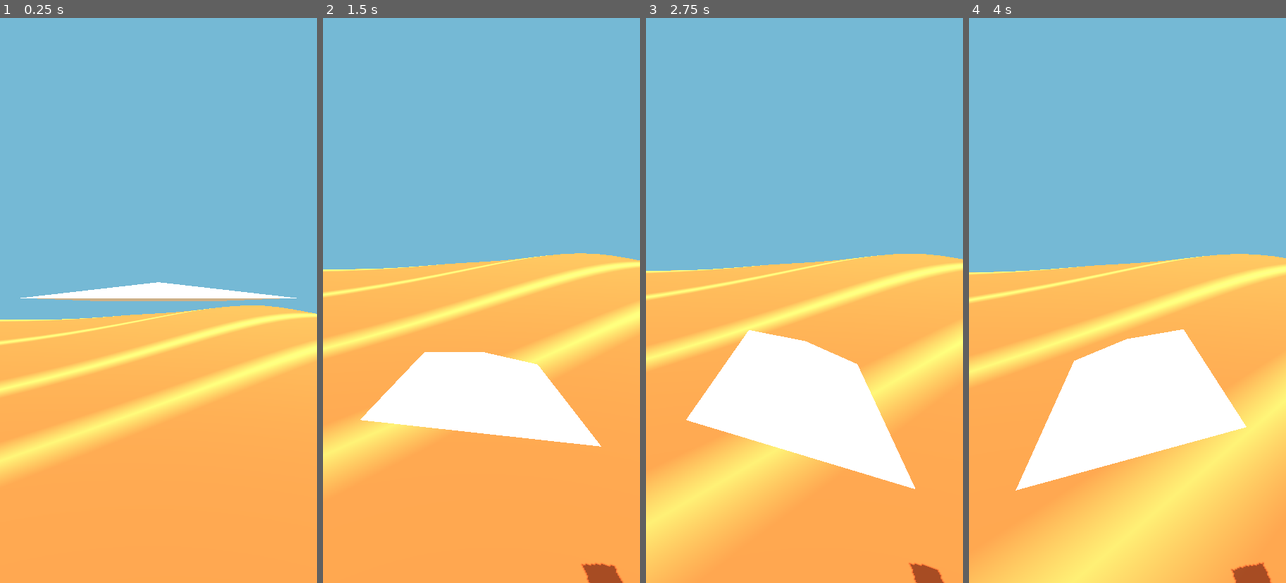
Above: before the commit, frames 1-4 (left to right).
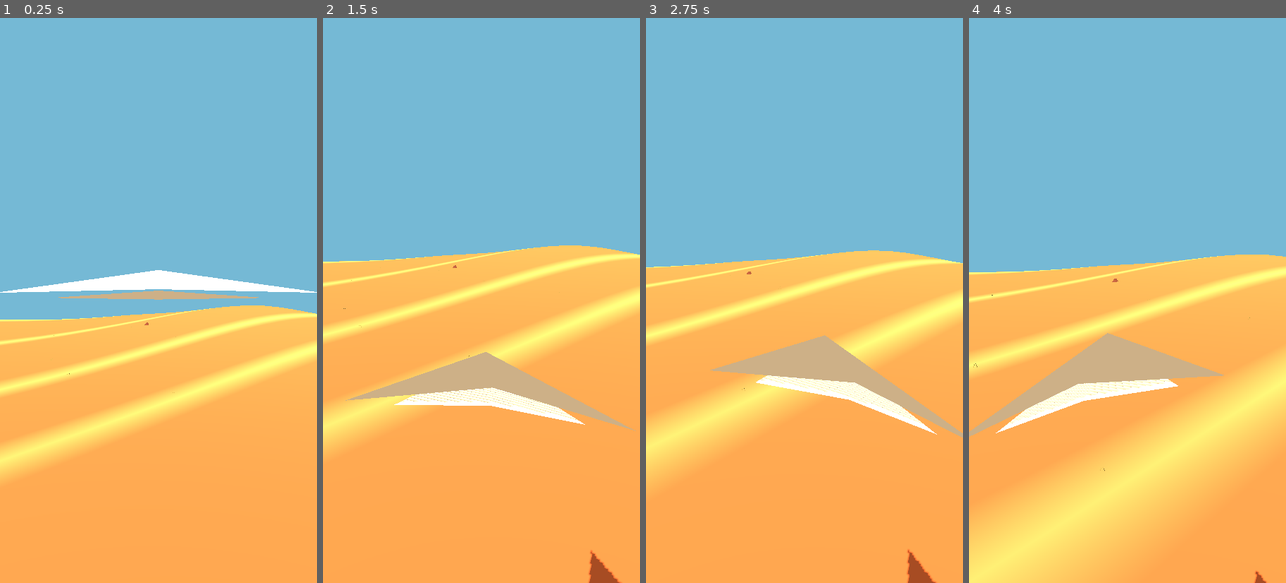
Above: after the commit, the same moments.

Repository: A8adbek/Gold
Game: Godot game, scene res://main.tscn
Same seed, same stepped clock (60 frames per second), same inputs: the game is played once before the commit and once after it.
Inputs:
- Up to frame 1 (0.25 s): no input
- Up to frame 2 (1.5 s): hold D (roll_right) 0.53-1.28 s; hold S (pitch_down) from 1.28 s (still down)
- Up to frame 3 (2.75 s): release S (pitch_down) at 2.03 s; hold D (roll_right) from 2.03 s (still down)
- Up to frame 4 (4 s): release D (roll_right) at 2.78 s; hold W (pitch_up) 2.78-3.53 s; hold A (roll_left) from 3.53 s (still down)

The runs differ from the first frame. In frame 1, 2.7% of the frame differs, in the area x 0-100%, y 44-67%; in frame 2, 18%; in frame 3, 29%, in the area x 0-100%, y 41-100%; in frame 4, 28%.

Commit message:
Add folded plane mesh and desert vegetation prototype

Diff:
--- a/godot/scripts/world.gd
+++ b/godot/scripts/world.gd
@@ -12,6 +12,7 @@
 func _ready() -> void:
 	_render_environment()
 	_create_terrain()
+	_create_desert_details()
 	_create_plane()
 	_create_camera()
 
@@ -72,14 +73,75 @@
 	plane.position = Vector3(0, 9, 0)
 	add_child(plane)
 	var body := MeshInstance3D.new()
-	var mesh := PrismMesh.new()
-	mesh.size = Vector3(1.4, 0.08, 2.4)
-	body.mesh = mesh
+	body.mesh = _paper_plane_mesh()
 	var mat := StandardMaterial3D.new()
 	mat.albedo_color = Color("#f7f3e8")
 	mat.roughness = 0.7
+	mat.cull_mode = BaseMaterial3D.CULL_DISABLED
 	body.material_override = mat
 	plane.add_child(body)
+
+func _paper_plane_mesh() -> ArrayMesh:
+	# Folded paper silhouette, nose points toward negative Z.
+	var mesh := ArrayMesh.new()
+	var vertices := PackedVector3Array([
+		Vector3(0, 0.10, -1.25), Vector3(-1.05, 0.0, 0.72), Vector3(0, 0.16, 0.56), Vector3(1.05, 0.0, 0.72),
+		Vector3(0, -0.02, -1.25), Vector3(-0.72, -0.03, 0.62), Vector3(0, 0.02, 0.56), Vector3(0.72, -0.03, 0.62)
+	])
+	var indices := PackedInt32Array([0, 1, 2, 0, 2, 3, 4, 6, 5, 4, 7, 6])
+	var colors := PackedColorArray([
+		Color("#fffdf4"), Color("#e7e1d2"), Color("#fffaf0"), Color("#d8d0bf"),
+		Color("#c7bfaf"), Color("#eee9dc"), Color("#b6ad9e"), Color("#ddd5c6")
+	])
+	var arrays := []
+	arrays.resize(Mesh.ARRAY_MAX)
+	arrays[Mesh.ARRAY_VERTEX] = vertices
+	arrays[Mesh.ARRAY_INDEX] = indices
+	arrays[Mesh.ARRAY_COLOR] = colors
+	mesh.add_surface_from_arrays(Mesh.PRIMITIVE_TRIANGLES, arrays)
+	return mesh
+
+func _create_desert_details() -> void:
+	var rng := RandomNumberGenerator.new()
+	rng.seed = 47291
+	for i in range(85):
+		var x := rng.randf_range(-145.0, 145.0)
+		var z := rng.randf_range(-145.0, 145.0)
+		if abs(x) < 8.0 and abs(z) < 20.0: continue
+		var y := _height(x, z)
+		if i % 5 == 0: _create_cactus(Vector3(x, y, z), rng.randf_range(.65, 1.35))
+		elif i % 3 == 0: _create_rock(Vector3(x, y, z), rng.randf_range(.35, 1.15))
+		else: _create_grass(Vector3(x, y, z), rng.randf_range(.7, 1.4))
+
+func _material(color: Color) -> StandardMaterial3D:
+	var mat := StandardMaterial3D.new()
+	mat.albedo_color = color
+	mat.roughness = .92
+	return mat
+
+func _create_cactus(pos: Vector3, scale: float) -> void:
+	var root := Node3D.new()
+	root.position = pos
+	add_child(root)
+	var trunk := MeshInstance3D.new()
+	var cylinder := CylinderMesh.new()
+	cylinder.top_radius = .13 * scale; cylinder.bottom_radius = .18 * scale; cylinder.height = 1.9 * scale
+	trunk.mesh = cylinder; trunk.material_override = _material(Color("#3f7046")); root.add_child(trunk)
+	for side in [-1.0, 1.0]:
+		var arm := MeshInstance3D.new(); var arm_mesh := CylinderMesh.new()
+		arm_mesh.top_radius = .09 * scale; arm_mesh.bottom_radius = .11 * scale; arm_mesh.height = .62 * scale
+		arm.mesh = arm_mesh; arm.material_override = _material(Color("#4d7e4c")); arm.position = Vector3(side * .24 * scale, .18 * scale, 0); arm.rotation.z = side * 1.1; root.add_child(arm)
+
+func _create_rock(pos: Vector3, scale: float) -> void:
+	var rock := MeshInstance3D.new(); var mesh := PrismMesh.new()
+	mesh.size = Vector3(scale * 1.4, scale * .85, scale * 1.1); rock.mesh = mesh
+	rock.position = pos + Vector3(0, scale * .35, 0); rock.rotation.y = pos.x * .13; rock.material_override = _material(Color("#75443a")); add_child(rock)
+
+func _create_grass(pos: Vector3, scale: float) -> void:
+	for side in [-1.0, 1.0]:
+		var blade := MeshInstance3D.new(); var mesh := PrismMesh.new()
+		mesh.size = Vector3(.06 * scale, .5 * scale, .06 * scale); blade.mesh = mesh
+		blade.position = pos + Vector3(side * .12 * scale, .25 * scale, 0); blade.rotation.z = side * .34; blade.material_override = _material(Color("#8b804c")); add_child(blade)
 
 func _create_camera() -> void:
 	camera = Camera3D.new()
@@ -94,6 +156,8 @@
 	var input := Vector2(Input.get_axis("roll_left", "roll_right"), Input.get_axis("pitch_down", "pitch_up"))
 	plane.rotation.z = lerp(plane.rotation.z, -input.x * 0.32, delta * 5.0)
 	plane.rotation.x = lerp(plane.rotation.x, input.y * 0.18, delta * 5.0)
+	plane.position.x += input.x * delta * 4.2
+	plane.position.y += input.y * delta * 1.8
 	plane.position.z -= delta * 8.0
 	var target := plane.position + Vector3(0, 1.15, 2.25)
 	camera.position = camera.position.lerp(target, 1.0 - exp(-delta * 8.0))
